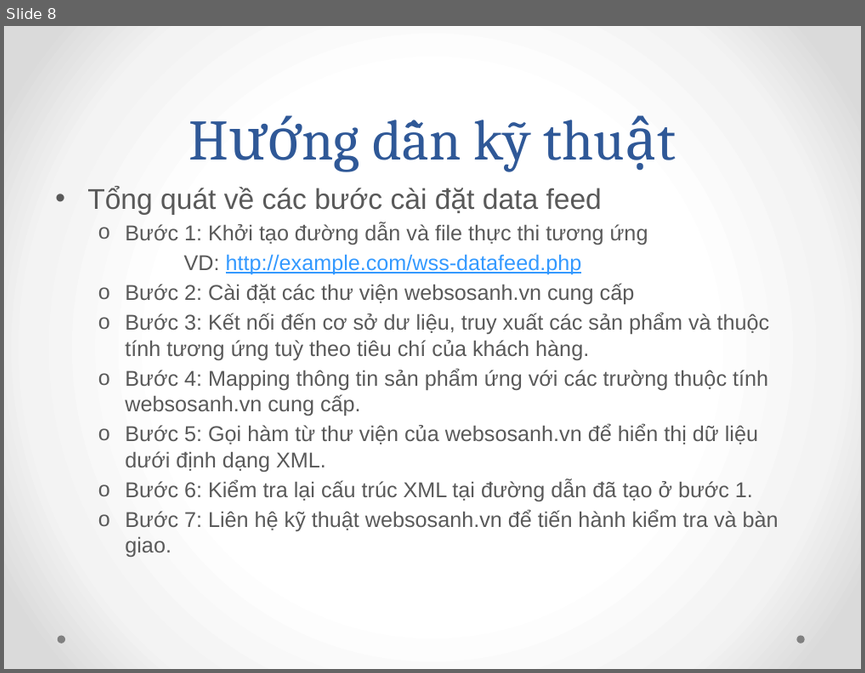
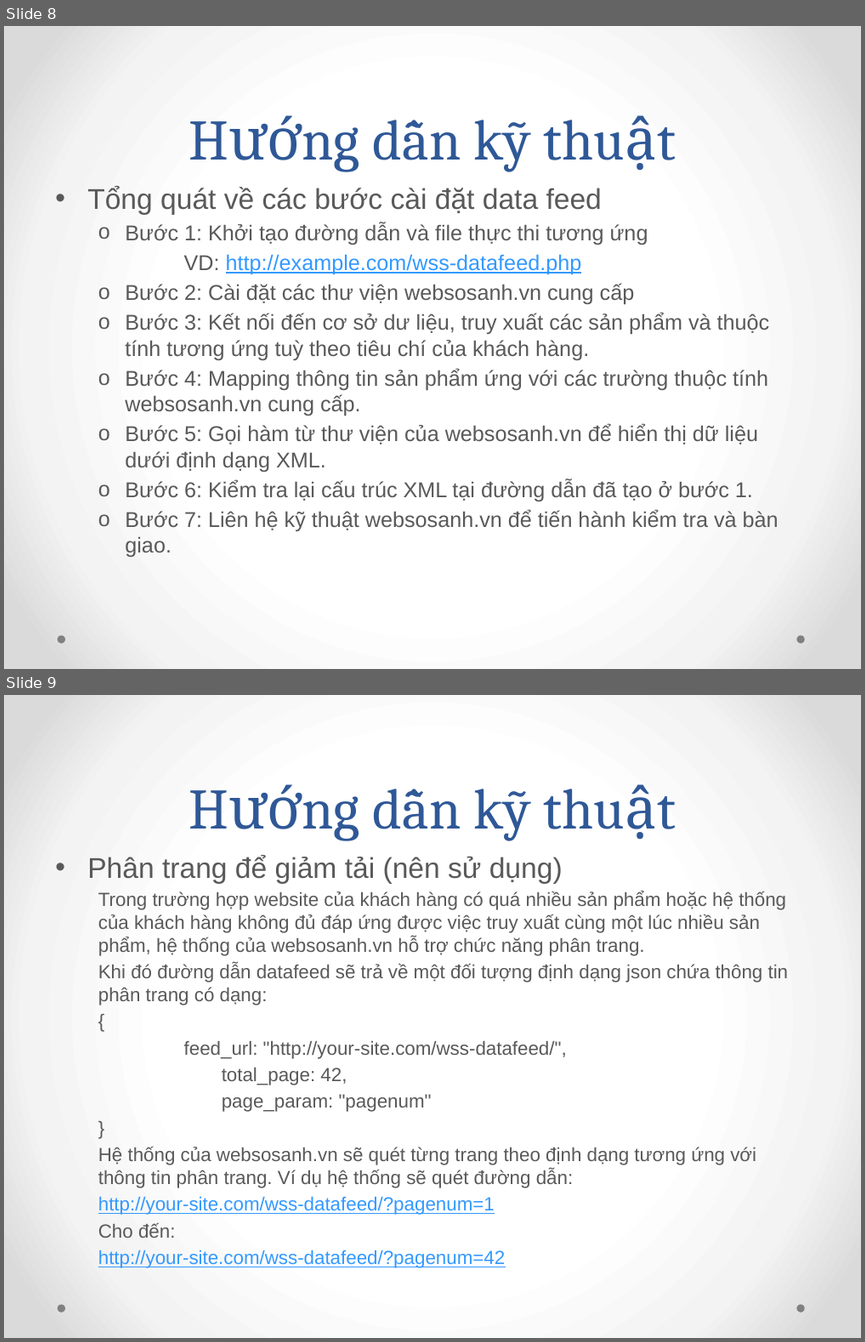
Before and after one commit to anhtoan/wss-datafeed, a slide deck: Webosanh.vn - Data Feed Introduction.pptx. Shown one above the other, each under a label of ours: slide 8 before the commit, slides 8 and 9 after it. The pictures are 865x673 and 865x1342 pixels, drawn with LibreOffice and Linux fonts; fonts in the diff are those of the drawing. Boxes give left, top, right and bottom in pixels: in the first picture for what was removed or moved away, otherwise in the second. Text is boxed around its words. In the diff, an @@ line names an element or a change of style, - is before the commit and + after.

```diff
--- a/Webosanh.vn - Data Feed Introduction.pptx
+++ b/Webosanh.vn - Data Feed Introduction.pptx
@@ slide 9 added at (4,695,861,1338), background gradient #FFFFFF to #F4F4F4 to #DADADA; not listed: 2 template elements that a slide beside it also shows @@
@@ title added at (474,789,532,841), 48 pt, text #2F5897 @@
+Hướng dẫn kỹ thuật
@@ text added at (87,855,789,1268), 16 pt, text #595959 @@
+• Phân trang để giảm tải (nên sử dụng)
+  Trong trường hợp website của khách hàng có quá nhiều sản phẩm hoặc hệ thống của khách hàng không đủ đáp ứng được việc truy xuất cùng một lúc nhiều sản phẩm, hệ thống của websosanh.vn hỗ trợ chức năng phân trang.
+  Khi đó đường dẫn datafeed sẽ trả về một đối tượng định dạng json chứa thông tin phân trang có dạng:
+  {
+  feed_url: "http://your-site.com/wss-datafeed/",
+    total_page: 42,
+    page_param: "pagenum"
+  }
+  Hệ thống của websosanh.vn sẽ quét từng trang theo định dạng tương ứng với thông tin phân trang. Ví dụ hệ thống sẽ quét đường dẫn:
+  http://your-site.com/wss-datafeed/?pagenum=1
+  Cho đến:
+  http://your-site.com/wss-datafeed/?pagenum=42
```
Also in this commit, not shown: 2 slides changed, 15 other files.
